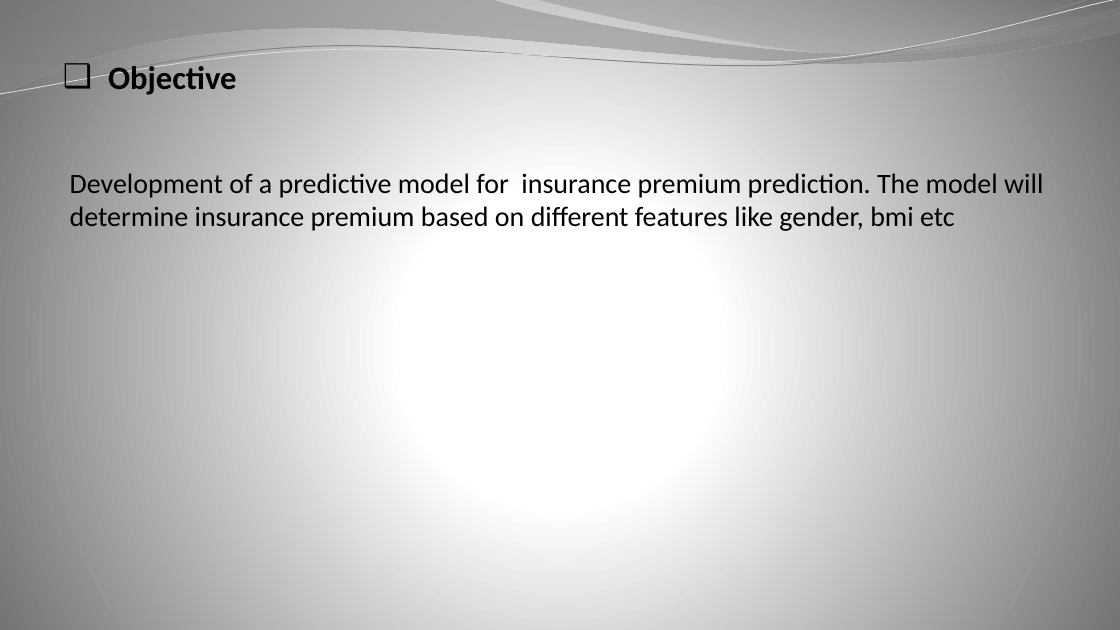
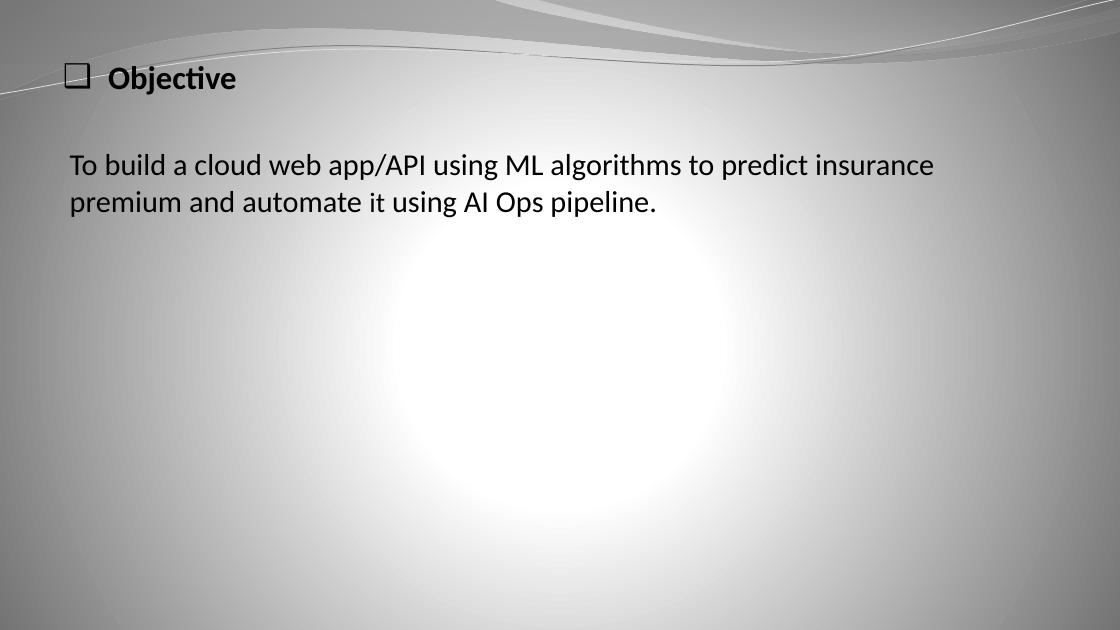
Before and after one commit to anktd23/ins-prem-prediction, a slide deck: slide 2 of documents/DPR-ins-prem-pred.pptx. Drawn at 1120x630 pixels with LibreOffice and Linux fonts; fonts in the diff are those of the drawing. Boxes give left, top, right and bottom in pixels: in the first picture for what was removed or moved away, otherwise in the second. Text is boxed around its words. In the diff, an @@ line names an element or a change of style, - is before the commit and + after.

```diff
--- a/documents/DPR-ins-prem-pred.pptx
+++ b/documents/DPR-ins-prem-pred.pptx
@@ text at (70, 154, 934, 217): text changed; size 24.1 to 26 pt @@
-Development of a predictive model for insurance premium prediction. The model will determine insurance premium based on different features like gender, bmi etc
+To build a cloud web app/API using ML algorithms to predict insurance premium and automate it using AI Ops pipeline.
```
Also in this commit, not shown: 8 other slides changed, 1 slide added, 3 other files.
